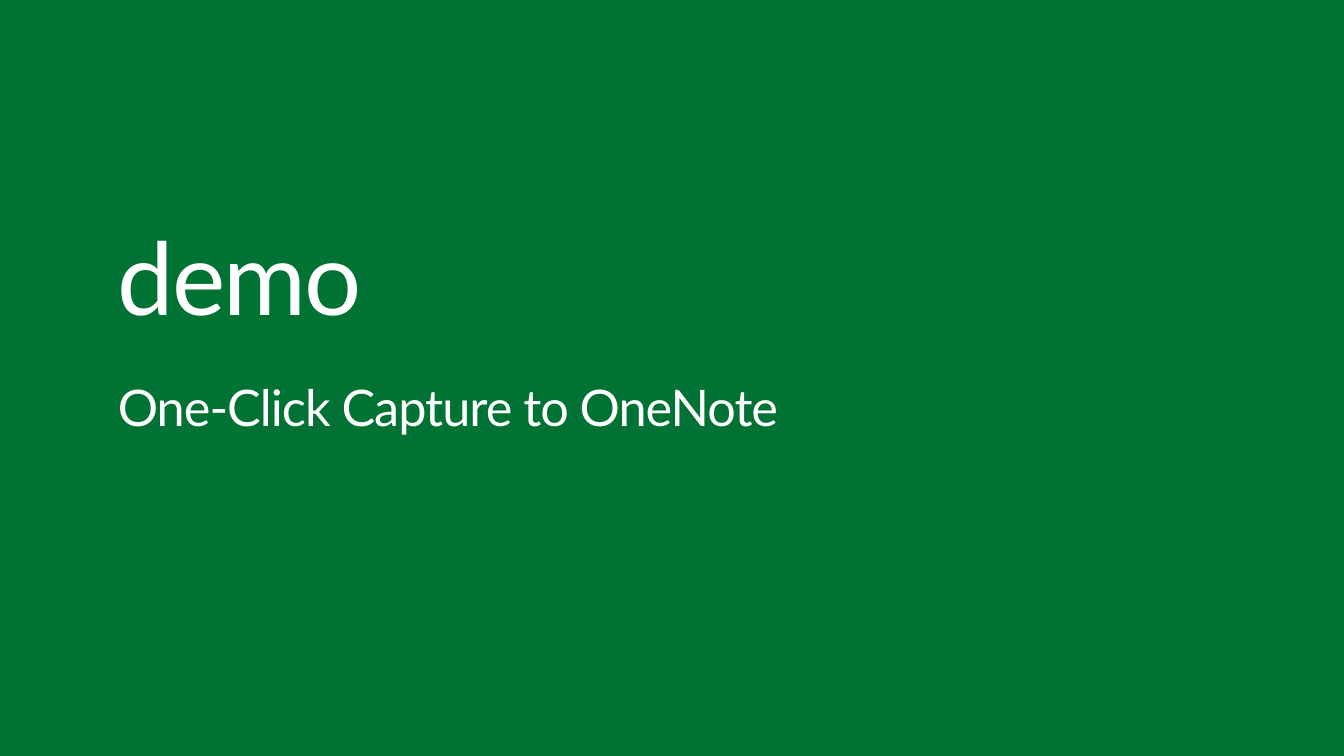
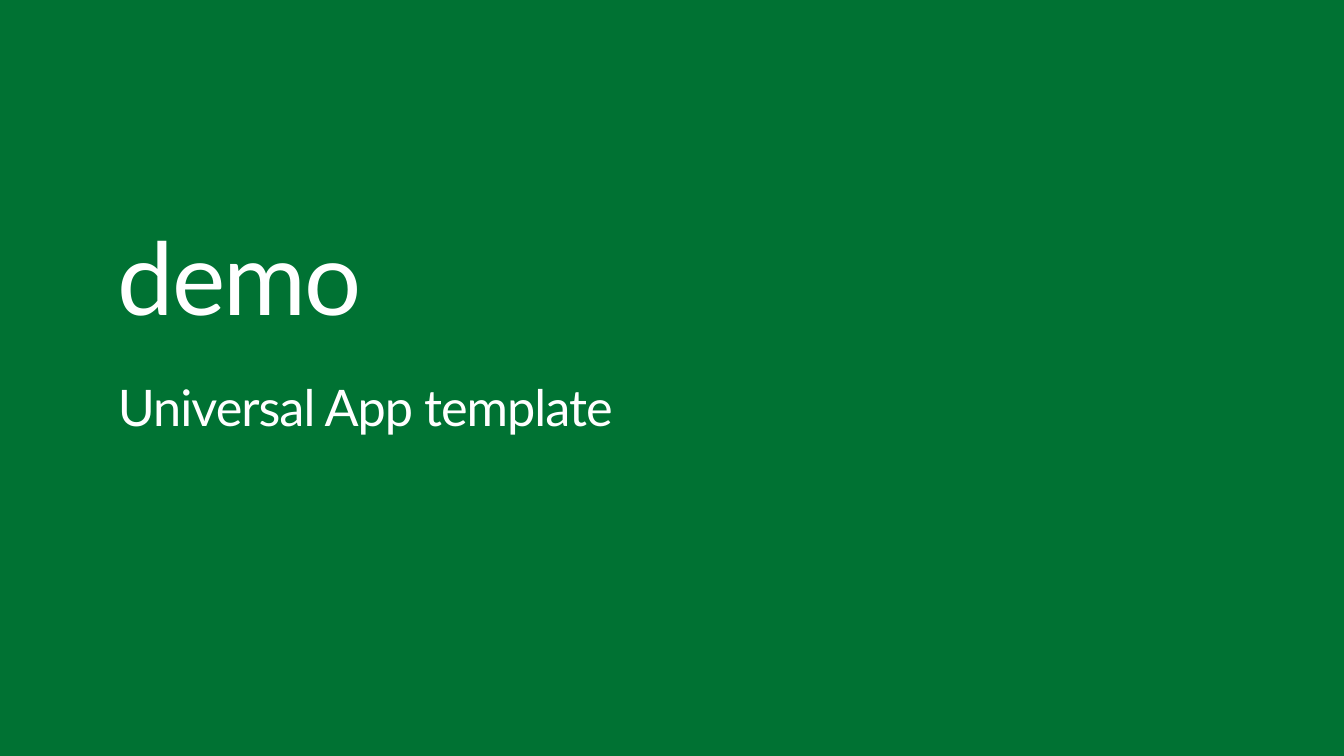
Before and after one commit to OfficeDev/TrainingContent, a slide deck: slide 11 of O3654-5 Deep dive into native Universal Windows App Development with Office 365 APIs/Deep Dive into native Universal App development with Office 365 APIs.pptx. Drawn at 1344x756 pixels with LibreOffice and Linux fonts; fonts in the diff are those of the drawing; background and template pictures are left out. Boxes give left, top, right and bottom in pixels: in the first picture for what was removed or moved away, otherwise in the second. Text is boxed around its words. In the diff, an @@ line names an element or a change of style, - is before the commit and + after.

```diff
--- a/O3654-5 Deep dive into native Universal Windows App Development with Office 365 APIs/Deep Dive into native Universal App development with Office 365 APIs.pptx
+++ b/O3654-5 Deep dive into native Universal Windows App Development with Office 365 APIs/Deep Dive into native Universal App development with Office 365 APIs.pptx
@@ text at (118,389,613,434): text changed @@
-One-Click Capture to OneNote
+Universal App template
```
Also in this commit, not shown: 3 other slides changed, 2 slides added.
